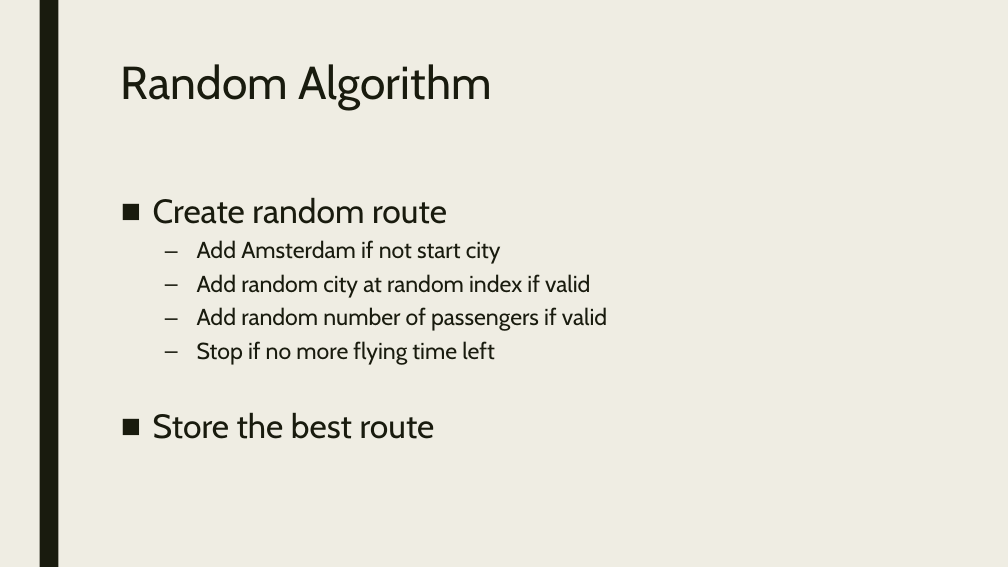
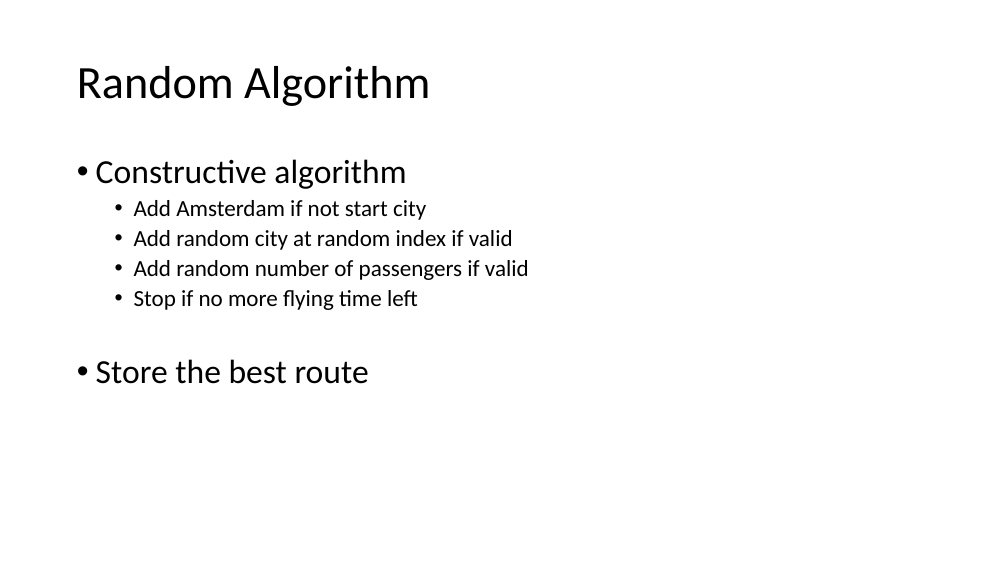
Before and after one commit to WouterDuijn/heuristic, a slide deck: slide 4 of doc/Mokum Airways.pptx (slide 3 before the commit). Drawn at 1008x567 pixels with LibreOffice and Linux fonts; fonts in the diff are those of the drawing. Boxes give left, top, right and bottom in pixels: in the first picture for what was removed or moved away, otherwise in the second. Text is boxed around its words. In the diff, an @@ line names an element or a change of style, - is before the commit and + after.

```diff
--- a/doc/Mokum Airways.pptx
+++ b/doc/Mokum Airways.pptx
@@ background #EFEDE3 to #FFFFFF @@
@@ rectangle removed at [39,0,58,567] @@
@@ title "Random Algorithm": place and size @@
-title "Random Algorithm" at [121,64,492,110]
+title "Random Algorithm" at [77,66,430,106]
@@ title "Random Algorithm" at [77,66,430,106]: font Cabin to Calibri, text colour #191B0E to #000000; line spacing 0.89 to 0.9; vertical alignment top to middle @@
@@ text "Constructive algorithm": place and size @@
-text "Constructive algorithm" at [153,197,607,439]
+text "Constructive algorithm" at [96,159,529,384]
@@ text at [96,159,406,189]: text changed; font Cabin to Calibri; text colour #191B0E to #000000 @@
-■ Create random route
+• Constructive algorithm
@@ text at [96,200,529,384]: font Cabin to Calibri, text colour #191B0E to #000000 in "Add Amsterdam if not start city", "Add random city at random index if ...", "Add random number of passengers if valid", "Stop if no more flying time left" and 1 more places; bullet – to •; line spacing 0.94 to 0.9; less space between paragraphs; bullet ■ to • @@
```
Also in this commit, not shown: 11 other slides changed, 1 slide added, 1 slide removed.
